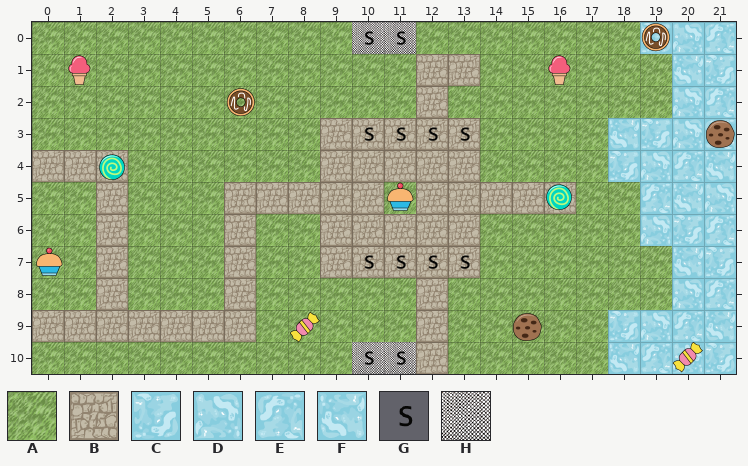
Tiled map: packages/playground/src/assets/level2.tmx. This is how it looked before the edit.
Cells are 64x64 px. Shown: x 0..21, y 0..10.
Key: from "my_simple_game": A 0, B 1, C 2, D 3, E 4, F 5, G 10, H 11.
_ is an empty cell.
Objects are placed by their top-left corner, in cells (3,4 is the top-left corner of cell 3,4); size is 1x1 cell unless given.
Layer "ground" before, first column x 0:
 0 AAAAAAAAAAHHAAAAAAACDE
 1 AAAAAAAAAAAABBAAAAAAFC
 2 AAAAAAAAAAAABAAAAAAADE
 3 AAAAAAAAABBBBBAAAAFCDE
 4 BBBAAAAAABBBBBAAAACDEF
 5 AABAAABBBBBABBBBBAAEFD
 6 AABAAABAABBBBBAAAAADCE
 7 AABAAABAABBBBBAAAAAAFC
 8 AABAAABAAAAABAAAAAAADE
 9 BBBBBBBAAAAABAAAAACDEF
10 AAAAAAAAAAHHBAAAAAFEDC
Objects on layer "region" before:
G "team_2" at 10,0
G "team_2" at 11,0
G "0" at 10,3
G "2" at 11,3
G "4" at 12,3
G "6" at 13,3
G "1" at 10,7
G "3" at 11,7
G "5" at 12,7
G "7" at 13,7
G "team_1" at 10,10
G "team_1" at 11,10
After the commit:
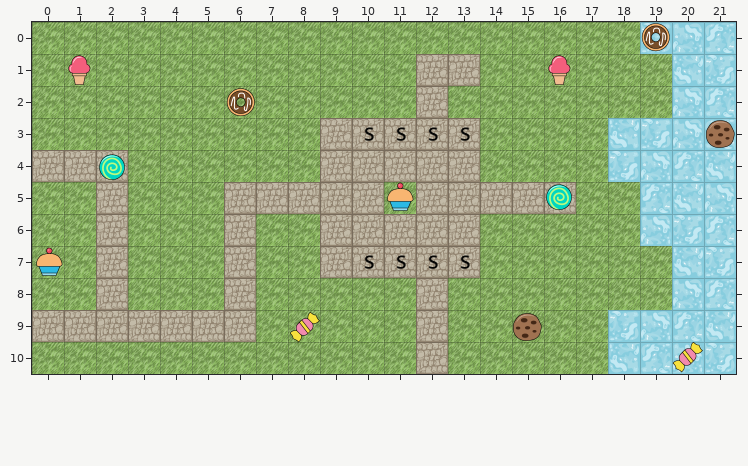
What changed:
Layer "ground":
y 0: x 10..11 HH -> AA
y 10: x 10..11 HH -> AA
Layer "region":
removed: G "team_2" at 10,0
removed: G "team_2" at 11,0
removed: G "team_1" at 10,10
removed: G "team_1" at 11,10
Boxes around the changes in both pictures, in picture pixels (x1, y1, x2, y2):
changed: (352, 22, 416, 54)
changed: (352, 342, 416, 374)
